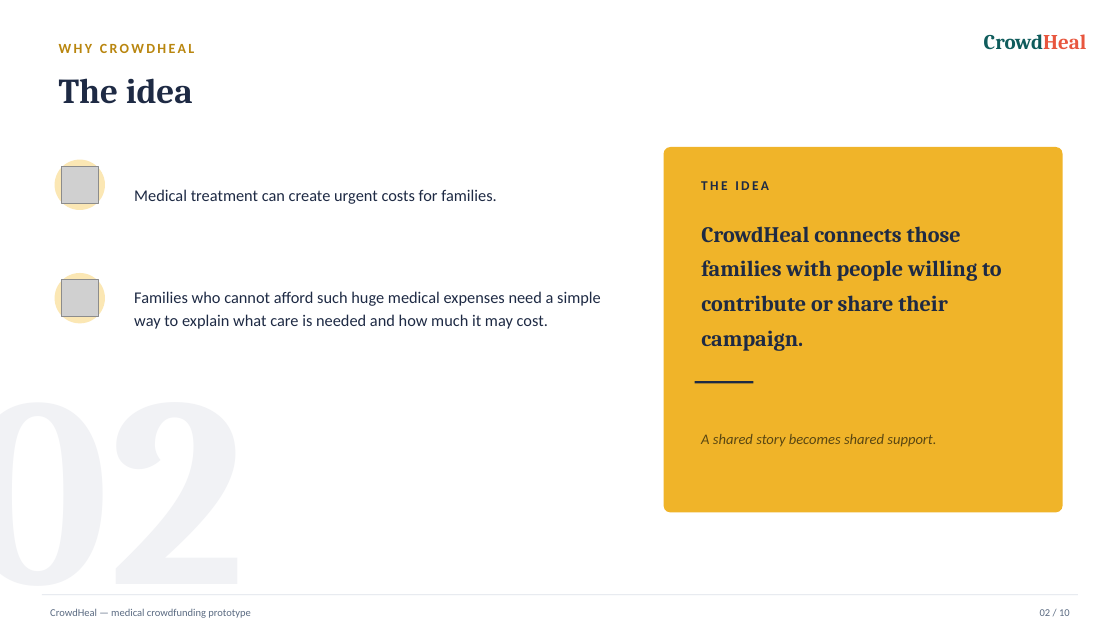
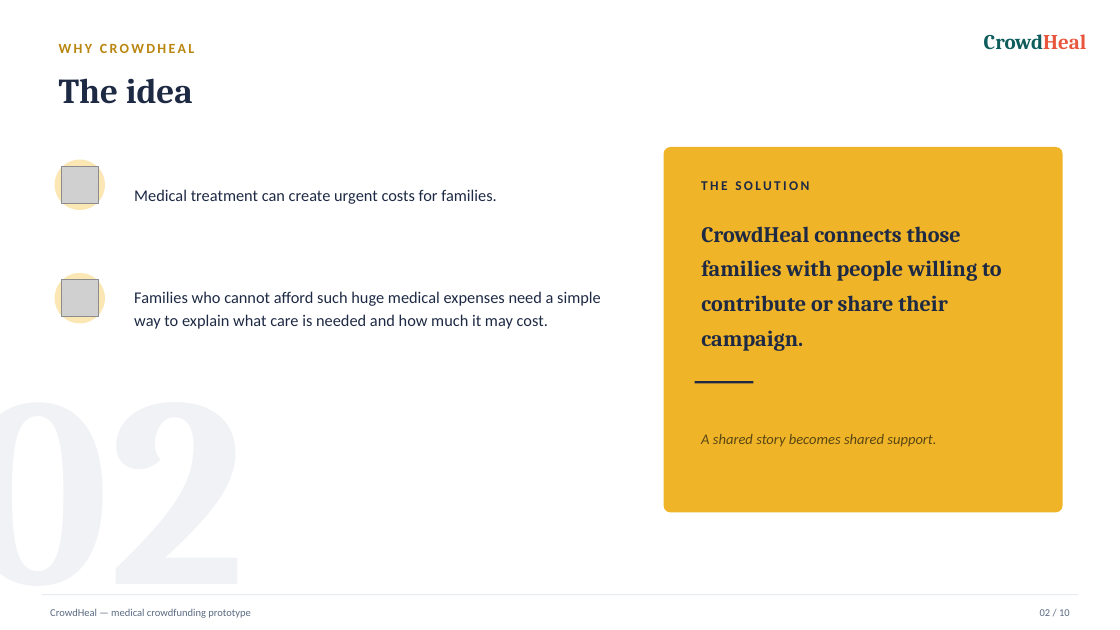
Before and after one commit to akshayreddy051288/crowdfunding-platform, a slide deck: slide 2 of CrowdHeal.pptx. Drawn at 1120x630 pixels with LibreOffice and Linux fonts; fonts in the diff are those of the drawing; grey boxes stand for pictures. Boxes give left, top, right and bottom in pixels: in the first picture for what was removed or moved away, otherwise in the second. Text is boxed around its words. In the diff, an @@ line names an element or a change of style, - is before the commit and + after.

```diff
--- a/CrowdHeal.pptx
+++ b/CrowdHeal.pptx
@@ text at (x1=701, y1=181, x2=809, y2=190): text changed @@
-THE IDEA
+THE SOLUTION
```
Also in this commit, not shown: 1 other slide changed.
